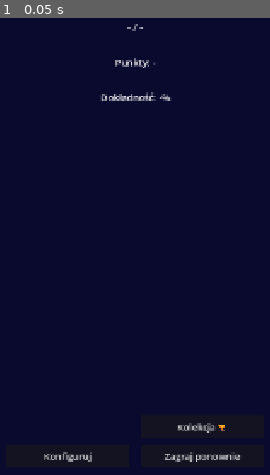
Above: before the commit, frame 1.
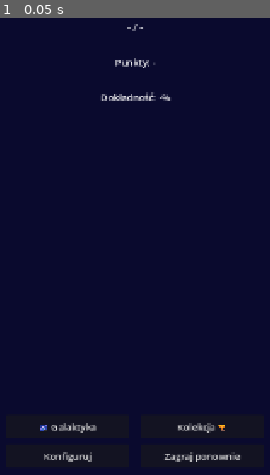
Above: after the commit, the same moment.

Repository: kijankaa/mathhero
Game: Godot game, scene res://scenes/ui/summary.tscn
Same seed, same stepped clock (60 frames per second), same inputs: the game is played once before the commit and once after it. This scene is started directly instead of the project's main scene.
Inputs:
- Up to frame 1 (0.05 s): no input

The runs differ from the first frame. In frame 1, 0.2% of the frame differs, in the area x 14-36%, y 88-91%.
Error before the commit: Invalid access to property or key 'last_session_result' on a base object of type 'Nil'. (res://scripts/ui/summary.gd:38)
Error after the commit: Invalid access to property or key 'last_session_result' on a base object of type 'Nil'. (res://scripts/ui/summary.gd:40)

Commit message:
fix: nawigacja do main_menu po wyborze profilu + przycisk Galaktyka w summary
- profile_select i profile_create: po wyborze/stworzeniu profilu idą do SCENE_MAIN_MENU (wcześniej SCENE_CONFIG)
- summary.tscn/gd: dodano przycisk "🌌 Galaktyka" obok "Kolekcja"

Co-Authored-By: Claude Sonnet 4.6 <noreply@anthropic.com>

Diff:
--- a/MathHero/scenes/ui/summary.tscn
+++ b/MathHero/scenes/ui/summary.tscn
@@ -132,6 +132,21 @@
 grow_vertical = 0
 text = "Kolekcja 🏆"
 
+[node name="GalaxyButton" type="Button" parent="."]
+layout_mode = 1
+anchors_preset = 7
+anchor_left = 0.5
+anchor_top = 1.0
+anchor_right = 0.5
+anchor_bottom = 1.0
+offset_left = -220.0
+offset_top = -150.0
+offset_right = -10.0
+offset_bottom = -110.0
+grow_horizontal = 2
+grow_vertical = 0
+text = "🌌 Galaktyka"
+
 [node name="MissionResultLabel" type="Label" parent="."]
 layout_mode = 1
 anchors_preset = 10
--- a/MathHero/scripts/ui/profile_create.gd
+++ b/MathHero/scripts/ui/profile_create.gd
@@ -62,7 +62,7 @@
 	ProfileSelectScript.save_profiles(profiles)
 
 	GameState.set_profile(profile)
-	SceneManager.go_to(Constants.SCENE_CONFIG)
+	SceneManager.go_to(Constants.SCENE_MAIN_MENU)
 
 
 func _on_cancel_pressed() -> void:
--- a/MathHero/scripts/ui/profile_select.gd
+++ b/MathHero/scripts/ui/profile_select.gd
@@ -37,7 +37,7 @@
 
 func _on_profile_selected(profile: PlayerProfile) -> void:
 	GameState.set_profile(profile)
-	SceneManager.go_to(Constants.SCENE_CONFIG)
+	SceneManager.go_to(Constants.SCENE_MAIN_MENU)
 
 
 func _on_add_pressed() -> void:
--- a/MathHero/scripts/ui/summary.gd
+++ b/MathHero/scripts/ui/summary.gd
@@ -10,6 +10,7 @@
 @onready var _play_again_button: Button = $PlayAgainButton
 @onready var _config_button: Button = $ConfigButton
 @onready var _rewards_button: Button = $RewardsButton
+@onready var _galaxy_button: Button = $GalaxyButton
 @onready var _reward_popup: Control = $RewardPopup
 @onready var _mission_result_label: Label = $MissionResultLabel
 @onready var _bonus_label: Label = $BonusLabel
@@ -25,6 +26,7 @@
 	_play_again_button.pressed.connect(_on_play_again_pressed)
 	_config_button.pressed.connect(_on_config_pressed)
 	_rewards_button.pressed.connect(_on_rewards_pressed)
+	_galaxy_button.pressed.connect(func() -> void: SceneManager.go_to(Constants.SCENE_GALAXY))
 	_beat_record_button.pressed.connect(_on_beat_record_pressed)
 
 	_level_up_label.visible = false
